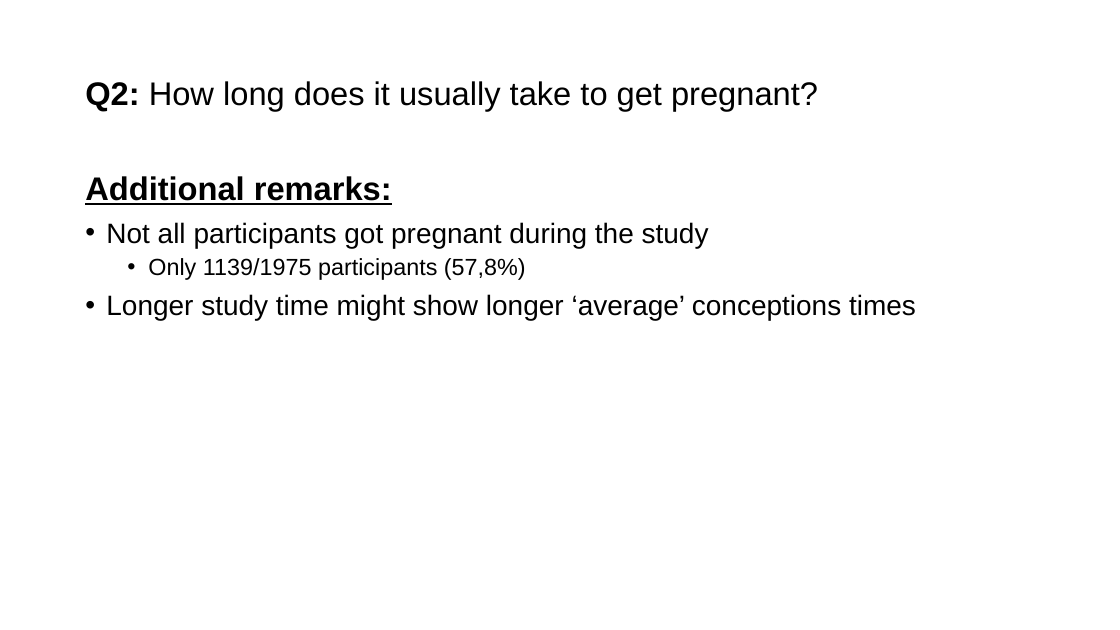
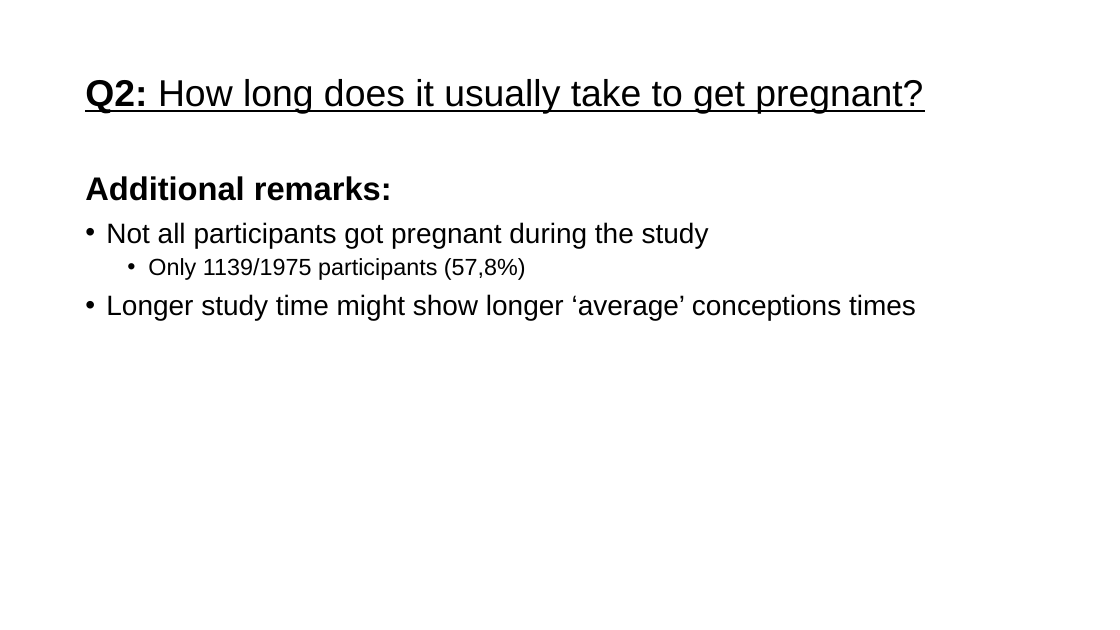
Before and after one commit to JeroenBuil/natural-cycles-assignment, a slide deck: slide 12 of reports/Natural Cycles - Assignment Report - Jeroen Buil.pptx. Drawn at 1120x630 pixels with LibreOffice and Linux fonts; fonts in the diff are those of the drawing. Boxes give left, top, right and bottom in pixels: in the first picture for what was removed or moved away, otherwise in the second. Text is boxed around its words. In the diff, an @@ line names an element or a change of style, - is before the commit and + after.

```diff
--- a/reports/Natural Cycles - Assignment Report - Jeroen Buil.pptx
+++ b/reports/Natural Cycles - Assignment Report - Jeroen Buil.pptx
@@ title "Q2: How long does it ..." at (85,79,923,114): size 28 to 32 pt, underline on @@
@@ text at (85,176,392,201): underline off in "Additional remarks:" @@
```
Also in this commit, not shown: 6 other slides changed, 4 slides added, 1 slide removed, 19 other files.
